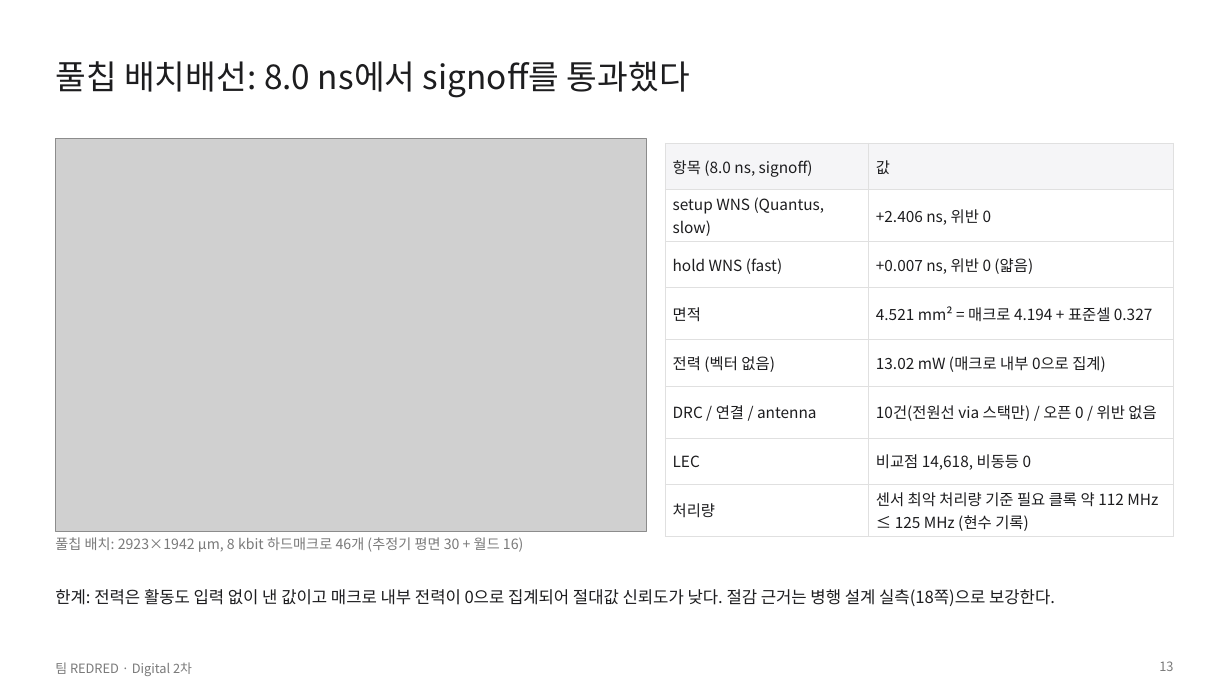
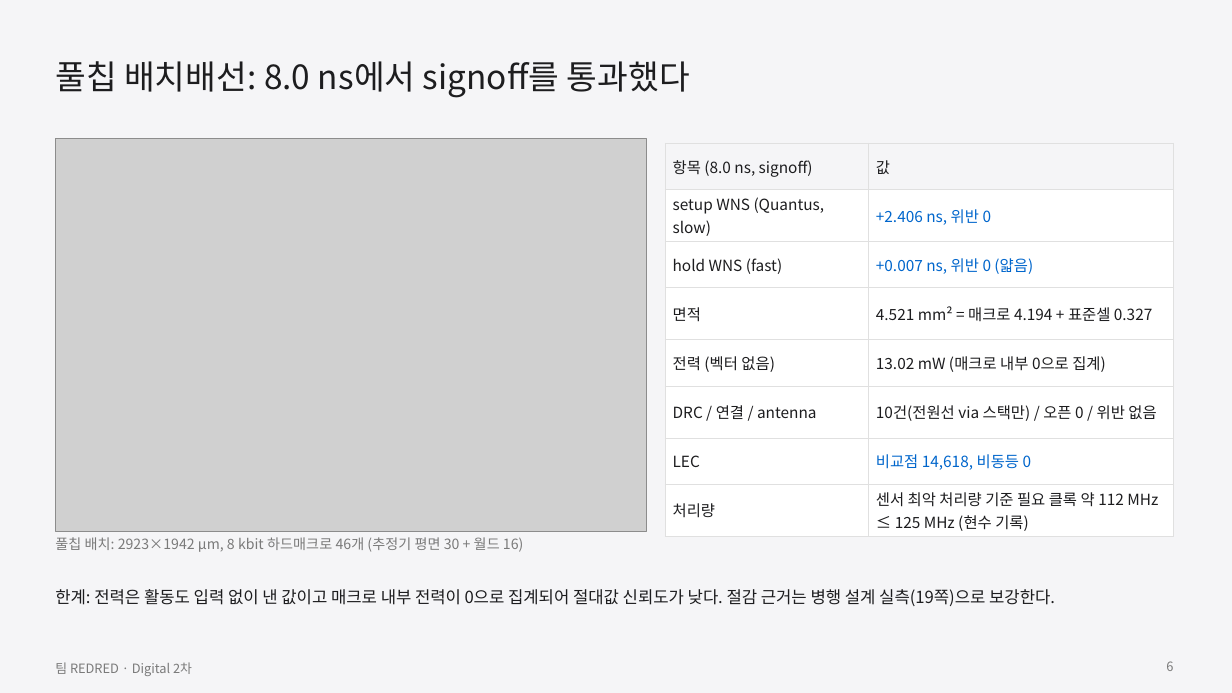
Before and after one commit to GangHeeJo/AI-SEMI, a slide deck: slide 6 of submission/REDRED_2차_발표자료_칩S.pptx (slide 13 before the commit). Drawn at 1232x693 pixels with LibreOffice and Linux fonts; fonts in the diff are those of the drawing; grey boxes stand for pictures. Boxes give left, top, right and bottom in pixels: in the first picture for what was removed or moved away, otherwise in the second. Text is boxed around its words. In the diff, an @@ line names an element or a change of style, - is before the commit and + after.

```diff
--- a/submission/REDRED_2차_발표자료_칩S.pptx
+++ b/submission/REDRED_2차_발표자료_칩S.pptx
@@ background #FFFFFF to #F5F5F7 @@
@@ table at (665,143,1174,535) @@
@@ text colour #1D1D1F to #0066CC in "+2.406 ns, 위반 0", "+0.007 ns, 위반 0 (얇음)", "비교점 14,618, 비동등 0" @@
@@ text at (55,589,1055,606): text changed @@
-한계: 전력은 활동도 입력 없이 낸 값이고 매크로 내부 전력이 0으로 집계되어 절대값 신뢰도가 낮다. 절감 근거는 병행 설계 실측(18쪽)으로 보강한다.
+한계: 전력은 활동도 입력 없이 낸 값이고 매크로 내부 전력이 0으로 집계되어 절대값 신뢰도가 낮다. 절감 근거는 병행 설계 실측(19쪽)으로 보강한다.
@@ page number at (1166,661,1173,671): text changed @@
-13
+6
```
Also in this commit, not shown: 12 other slides changed, 2 slides added, 2 slides removed, 3 other files.
